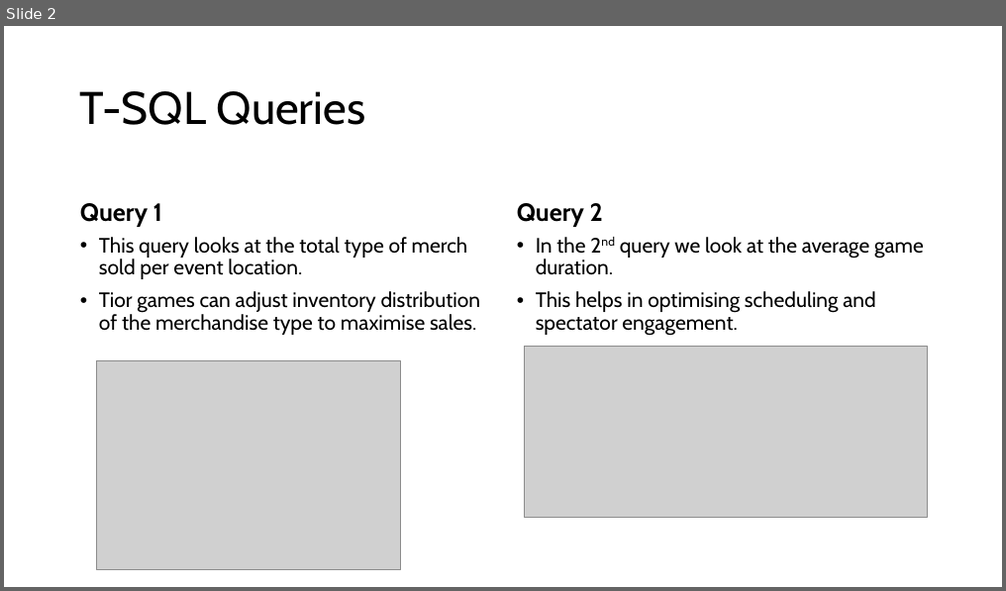
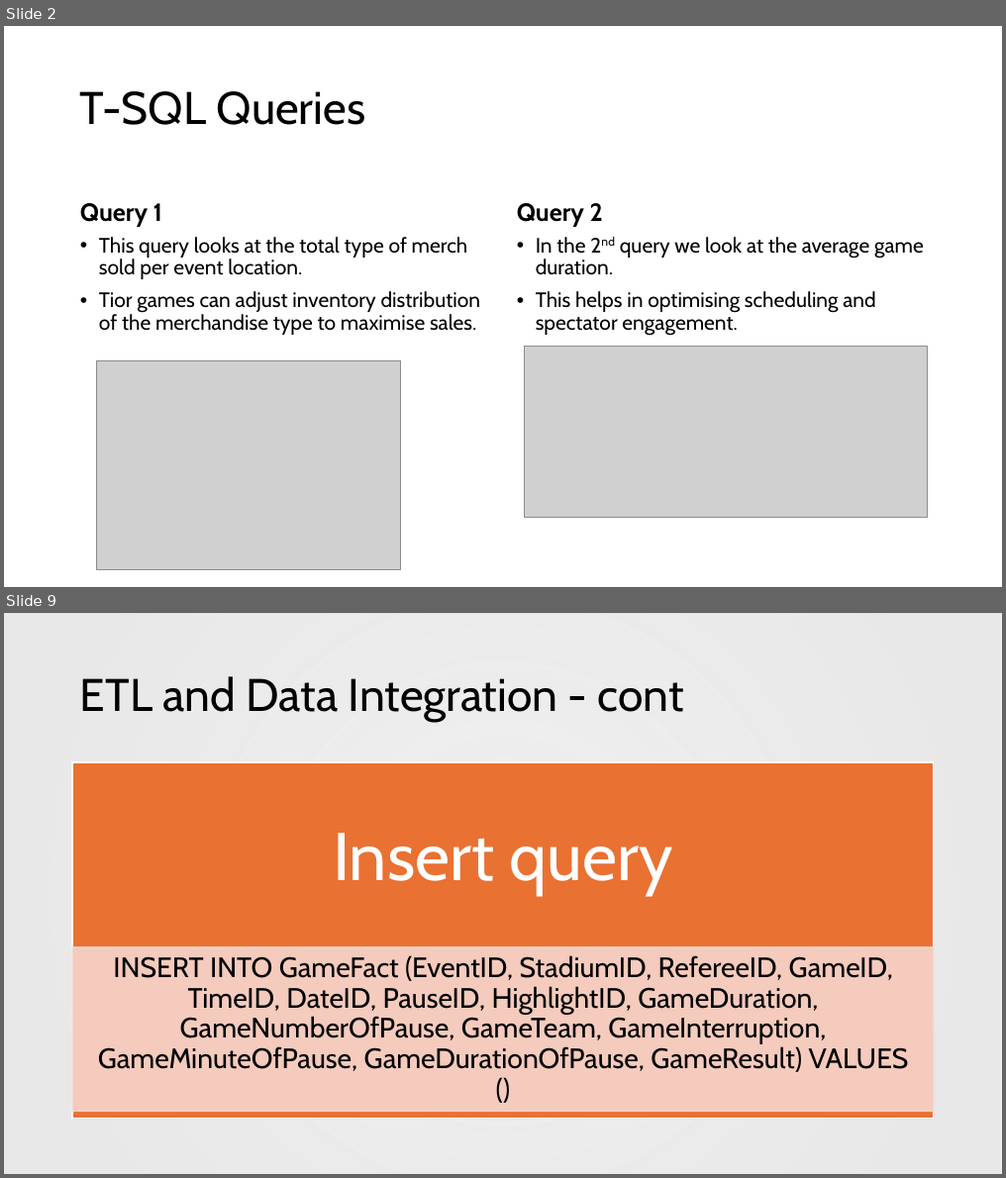
Before and after one commit to HandharJunino/Tior-Games, a slide deck: Tior Games Data Warehouse.pptx. Shown one above the other, each under a label of ours: slide 2 before the commit, slides 2 and 9 after it; the slides between them are not shown. The pictures are 1006x591 and 1006x1178 pixels, drawn with LibreOffice and Linux fonts; fonts in the diff are those of the drawing; grey boxes stand for pictures; background and template pictures are left out. Boxes give left, top, right and bottom in pixels: in the first picture for what was removed or moved away, otherwise in the second. Text is boxed around its words. In the diff, an @@ line names an element or a change of style, - is before the commit and + after.

```diff
--- a/Tior Games Data Warehouse.pptx
+++ b/Tior Games Data Warehouse.pptx
@@ slide 9 added at (x1=4, y1=613, x2=1002, y2=1174), background picture (left out) @@
@@ rectangle added at (x1=4, y1=613, x2=1002, y2=1174), fill gradient #E8E8E8 @@
@@ title added at (x1=80, y1=676, x2=684, y2=722), 44 pt, text #000000 @@
+ETL and Data Integration - cont
@@ group added at (x1=73, y1=762, x2=934, y2=1119): 2 rectangles, 2 texts @@
+Insert query
+INSERT INTO GameFact (EventID, StadiumID, RefereeID, GameID, TimeID, DateID, PauseID, HighlightID, GameDuration, GameNumberOfPause, GameTeam, GameInterruption, GameMinuteOfPause, GameDurationOfPause, GameResult) VALUES ()
```
Also in this commit, not shown: 1 slide changed, 5 other slides added.
